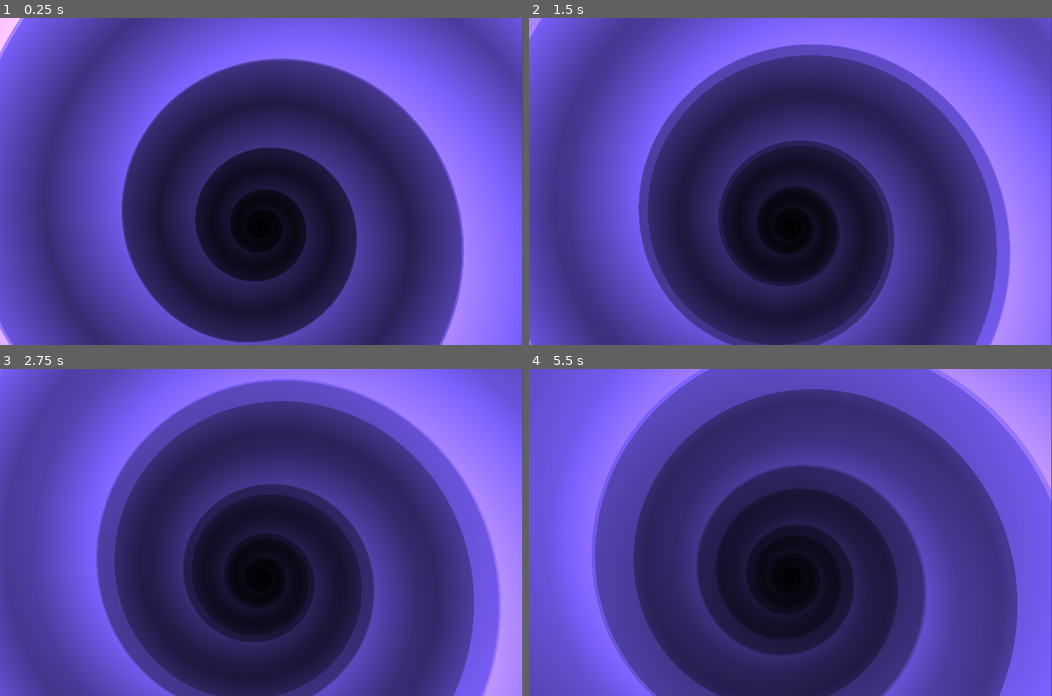
Above: before the commit, frames 1-4 (two rows, left to right).
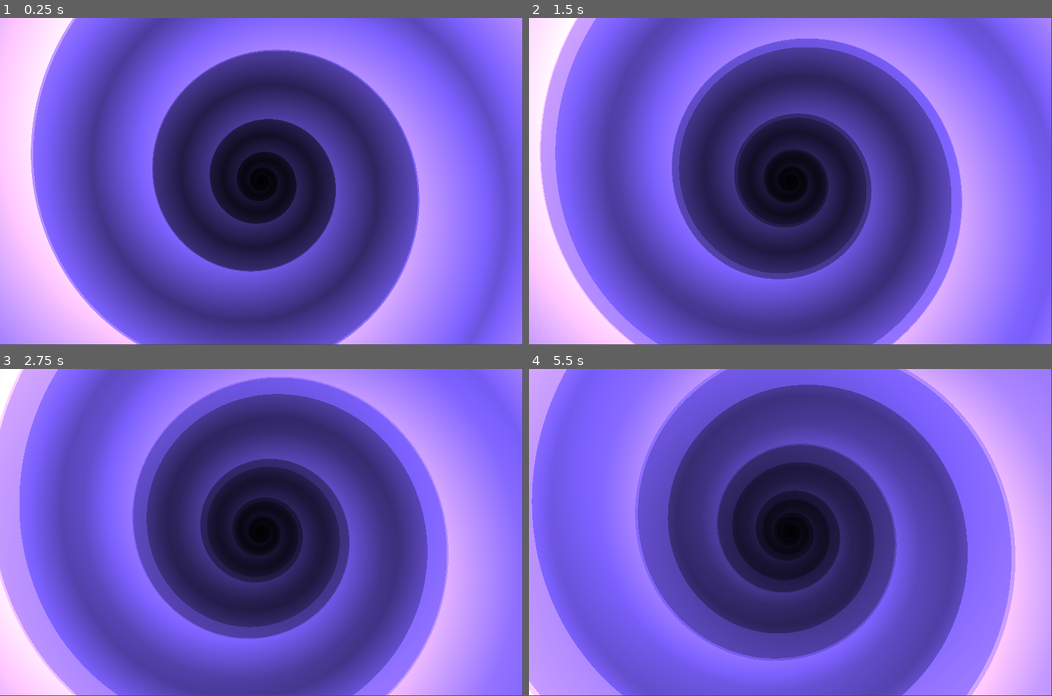
Above: after the commit, the same moments.

Repository: Beepered/WouldYouPressTheButton-Special
Game: Godot game, scene res://prefabs/background.tscn
The game is run twice, just before and just after one commit, with the same random seed, the same clock (stepped at 60 frames per second) and the same inputs. This scene is started directly instead of the project's main scene.
Inputs (mouse positions are in pixels of both pictures, inside the frame that each line leads up to):
- Up to frame 1 (0.25 s): no input
- Up to frame 2 (1.5 s): move the mouse to (905, 165) at 0.52 s; click (905, 165) at 0.67 s; move the mouse to (685, 197) at 1.27 s; click (685, 197) at 1.42 s
- Up to frame 3 (2.75 s): move the mouse to (313, 460) at 2.02 s; click (313, 460) at 2.17 s
- Up to frame 4 (5.5 s): move the mouse to (764, 597) at 2.77 s; click (764, 597) at 2.92 s; move the mouse to (947, 581) at 3.52 s; click (947, 581) at 3.67 s; move the mouse to (633, 483) at 4.27 s; click (633, 483) at 4.42 s; move the mouse to (816, 532) at 5.02 s; click (816, 532) at 5.17 s

The runs differ from the first frame. In frame 1, 69% of the frame differs, in the area x 0-100%, y 0-100%; in frame 2, 68%; in frame 3, 68%; in frame 4, 73%.

Commit message:
game manager and scene loading
instead of switching scenes it creates scenes. Then the background can stay persistent

Diff:
--- a/wouldyoupressthebutton-special/prefabs/background.tscn
+++ b/wouldyoupressthebutton-special/prefabs/background.tscn
@@ -6,11 +6,11 @@
 
 [sub_resource type="ShaderMaterial" id="ShaderMaterial_1jmgw"]
 shader = ExtResource("3_8hk8y")
-shader_parameter/resolution = Vector2(1280, 1024)
+shader_parameter/resolution = Vector2(1280, 800)
 shader_parameter/spiralColor = Color(0.485043, 0.37967, 1, 1)
 shader_parameter/frequency = 8.4
 shader_parameter/speed = 0.4
-shader_parameter/brightness = 2.5
+shader_parameter/brightness = 3.0
 shader_parameter/balance = 1.0
 shader_parameter/octaves = 3.0
 
@@ -23,7 +23,7 @@
 offset_left = -1.0
 offset_top = -1.0
 offset_right = 1279.0
-offset_bottom = 1023.0
+offset_bottom = 799.0
 
 [node name="Timer" type="Timer" parent="."]
 one_shot = true
--- /dev/null
+++ b/wouldyoupressthebutton-special/scenes/game_manager.tscn
@@ -0,0 +1,10 @@
+[gd_scene load_steps=4 format=3 uid="uid://dsb7325dtghfx"]
+
+[ext_resource type="Script" path="res://scripts/game_manager.gd" id="1_qkb3a"]
+[ext_resource type="PackedScene" uid="uid://bdyqluc1cfnb8" path="res://scenes/main_menu.tscn" id="2_j6v0a"]
+[ext_resource type="PackedScene" uid="uid://bxed8hhwxeufi" path="res://scenes/PlayScene.tscn" id="3_okk28"]
+
+[node name="GameManager" type="Node2D"]
+script = ExtResource("1_qkb3a")
+mainMenu = ExtResource("2_j6v0a")
+playScene = ExtResource("3_okk28")
--- a/wouldyoupressthebutton-special/scenes/main_menu.tscn
+++ b/wouldyoupressthebutton-special/scenes/main_menu.tscn
@@ -21,10 +21,10 @@
 anchors_preset = 5
 anchor_left = 0.5
 anchor_right = 0.5
-offset_left = -410.0
-offset_top = 66.0
-offset_right = 410.0
-offset_bottom = 149.0
+offset_left = -444.5
+offset_top = 122.0
+offset_right = 444.5
+offset_bottom = 212.0
 grow_horizontal = 2
 theme_override_font_sizes/font_size = 65
 text = "Would You Press The Button"
@@ -36,9 +36,9 @@
 anchor_left = 0.5
 anchor_right = 0.5
 offset_left = -76.0
-offset_top = 143.0
+offset_top = 199.0
 offset_right = 76.0
-offset_bottom = 206.0
+offset_bottom = 262.0
 grow_horizontal = 2
 theme_override_colors/font_color = Color(1, 0, 0, 1)
 theme_override_font_sizes/font_size = 45
@@ -53,9 +53,9 @@
 anchor_right = 0.5
 anchor_bottom = 0.5
 offset_left = -125.0
-offset_top = -80.0
+offset_top = -45.0
 offset_right = 125.0
-offset_bottom = -10.0
+offset_bottom = 25.0
 grow_horizontal = 2
 grow_vertical = 2
 theme_override_font_sizes/font_size = 35
@@ -69,9 +69,9 @@
 anchor_right = 0.5
 anchor_bottom = 0.5
 offset_left = -125.0
-offset_top = 10.0
+offset_top = 45.0
 offset_right = 125.0
-offset_bottom = 90.0
+offset_bottom = 125.0
 grow_horizontal = 2
 grow_vertical = 2
 theme_override_font_sizes/font_size = 35
@@ -84,9 +84,9 @@
 anchor_right = 0.5
 anchor_bottom = 1.0
 offset_left = -125.0
-offset_top = -290.0
+offset_top = -255.0
 offset_right = 125.0
-offset_bottom = -220.0
+offset_bottom = -185.0
 grow_horizontal = 2
 grow_vertical = 0
 theme_override_font_sizes/font_size = 35
--- a/wouldyoupressthebutton-special/scripts/background.gd
+++ b/wouldyoupressthebutton-special/scripts/background.gd
@@ -5,11 +5,11 @@
 @onready var timer = $Timer
 
 func _ready() -> void:
-	timer.wait_time = randf_range(15, 30)
+	timer.wait_time = randf_range(15, 25)
 	timer.start()
 
 func _on_timer_timeout() -> void:
 	var obj = backgroundObj.instantiate()
 	add_child(obj)
-	timer.wait_time = randf_range(15, 30)
+	timer.wait_time = randf_range(15, 25)
 	timer.start()
--- a/wouldyoupressthebutton-special/scripts/background_obj.gd
+++ b/wouldyoupressthebutton-special/scripts/background_obj.gd
@@ -17,4 +17,3 @@
 func _process(delta: float) -> void:
 	rotation += 0.07 * delta
 	position.x += xMove * delta
-	print(position.x)
--- /dev/null
+++ b/wouldyoupressthebutton-special/scripts/game_manager.gd
@@ -0,0 +1,25 @@
+extends Node2D
+
+@export var mainMenu: PackedScene
+@export var playScene: PackedScene
+
+var scenePointer
+
+func _ready() -> void:
+	begin_menu()
+
+func begin_menu():
+	var menu = mainMenu.instantiate()
+	add_child(menu)
+	menu.connect("beginPlay", begin_play)
+	if(scenePointer):
+		scenePointer.queue_free()
+	scenePointer = menu
+
+func begin_play():
+	var play = playScene.instantiate()
+	add_child(play)
+	play.connect("beginMenu", begin_menu)
+	if(scenePointer):
+		scenePointer.queue_free()
+	scenePointer = play
--- a/wouldyoupressthebutton-special/scripts/menu/main_menu.gd
+++ b/wouldyoupressthebutton-special/scripts/menu/main_menu.gd
@@ -1,4 +1,6 @@
 extends Node2D
+
+signal beginPlay
 
 @onready var playerNames = $Settings/NumPlayers/ScrollContainer/VBoxContainer.get_children()
 
@@ -43,7 +45,7 @@
 	for player_name in playerNames:
 		if(player_name.text != ""):
 			Global.playerNames.push_back(player_name.text)
-	get_tree().change_scene_to_file("res://scenes/PlayScene.tscn")
+	beginPlay.emit()
 
 @onready var warning = $Settings/NumPlayers/Warning
 func checkNumPlayers():
--- a/wouldyoupressthebutton-special/scripts/play/game_end.gd
+++ b/wouldyoupressthebutton-special/scripts/play/game_end.gd
@@ -1,8 +1,9 @@
 extends CanvasLayer
+
+signal beginMenu
 
 func _on_play_again_pressed() -> void:
 	$"../Discussion"._ready()
 
-
 func _on_backto_menu_pressed() -> void:
-	get_tree().change_scene_to_file("res://scenes/main_menu.tscn")
+	$"..".beginMenu.emit()
--- a/wouldyoupressthebutton-special/scripts/play/play_controller.gd
+++ b/wouldyoupressthebutton-special/scripts/play/play_controller.gd
@@ -1,4 +1,6 @@
 extends Node2D
+
+signal beginMenu
 
 @onready var promptReader = $PromptReader
 
--- a/wouldyoupressthebutton-special/shaders/spiral.gdshader
+++ b/wouldyoupressthebutton-special/shaders/spiral.gdshader
@@ -1,6 +1,6 @@
 shader_type canvas_item;
 
-uniform vec2 resolution = vec2(1280, 1024);
+uniform vec2 resolution = vec2(1280, 800);
 uniform vec3 spiralColor: source_color = vec3(0.2, 0.6, 0.3);
 uniform float frequency: hint_range(1.0, 10.0, 0.1) = 8;
 uniform float speed: hint_range(0.1, 1, 0.1) = 0.2;
